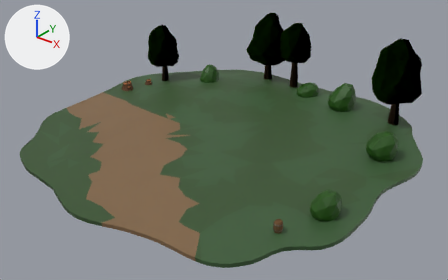
One commit to the glTF model scene1.glb: the scene before it, then after it.
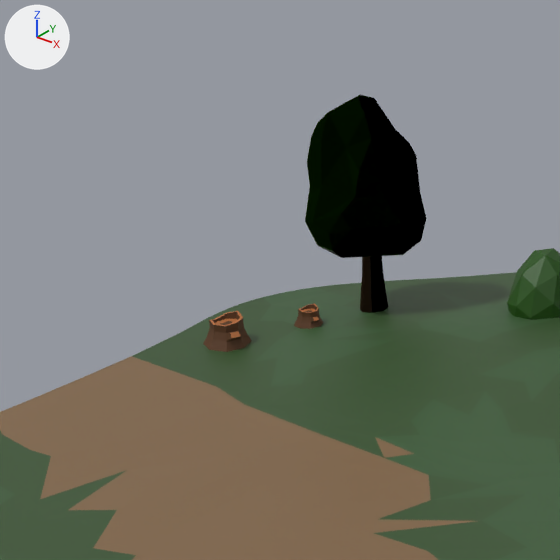
The first picture shows the older version from a 50 mm camera at (1.71, -2.124, 1.345) aimed at (0.048, -0.046, 0.057). The close-ups show the older and then the newer version on the part from 15% to 48% of the width and 0% to 52% of the height of that picture. Only the edits that show in the close-ups are written down. The lights are fixed; the arrows at upper left show +X, +Y and +Z. Where no turn or scale is listed for an object, it has been applied to the vertices. Vertices at exactly the same position are counted once.
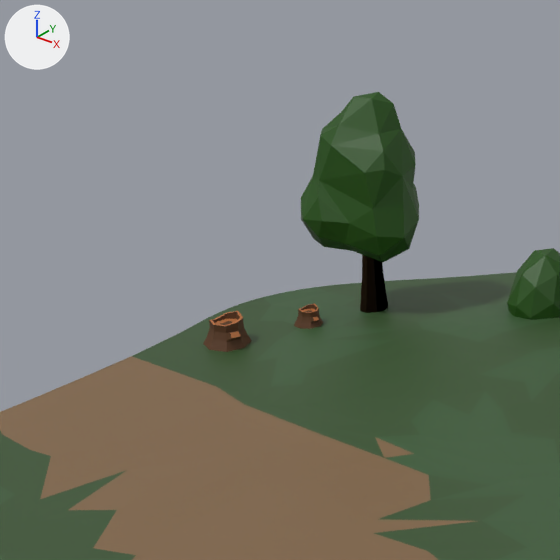
ob_albero1 is not drawn itself; it is the parent of ob_object_140, ob_object_141.

Pixel boxes (x1, y1, x2, y2) of what changed, in the close-ups (560 x 560 px):
'Object_140', shading changed, turned, rescaled
    before: (305, 95, 426, 258)
    after: (301, 92, 419, 262)
'Object_141', turned, rescaled
    before: (360, 256, 388, 313)
    after: (360, 255, 388, 313)

The change, as a diff of the scene's bpy script:
```diff
--- a/scene1.glb.py
+++ b/scene1.glb.py
@@ me_mesh_10 @@
 me_mesh_10.from_pydata(...)  # 66 vertices, 128 faces; spans x -4.18..3.53, y -4.09..3.63, z -4.46..-0.61
 # used by ob_object_140; parent = ob_albero1; location = (0.0, 0.0, 0.0)
+# me_mesh_10 part 1: 123 of the faces centred in x -4.05..3.31, y -3.74..3.51, z -4.41..-0.67 are now shaded flat
 me_mesh_10.materials.append(mat_material_6)
@@ ob_albero1 @@
 ob_albero1.location = (-3.955, -7.595, 1.13)
-ob_albero1.rotation_euler = (0.0, -3.142, 1.383)  # degrees (0, -180, 79)
-ob_albero1.scale = (-0.247, 0.247, 0.657)
+ob_albero1.rotation_euler = (0.0, -3.142, -1.383)  # degrees (0, -180, -79)
+ob_albero1.scale = (0.247, 0.247, 0.657)
```
